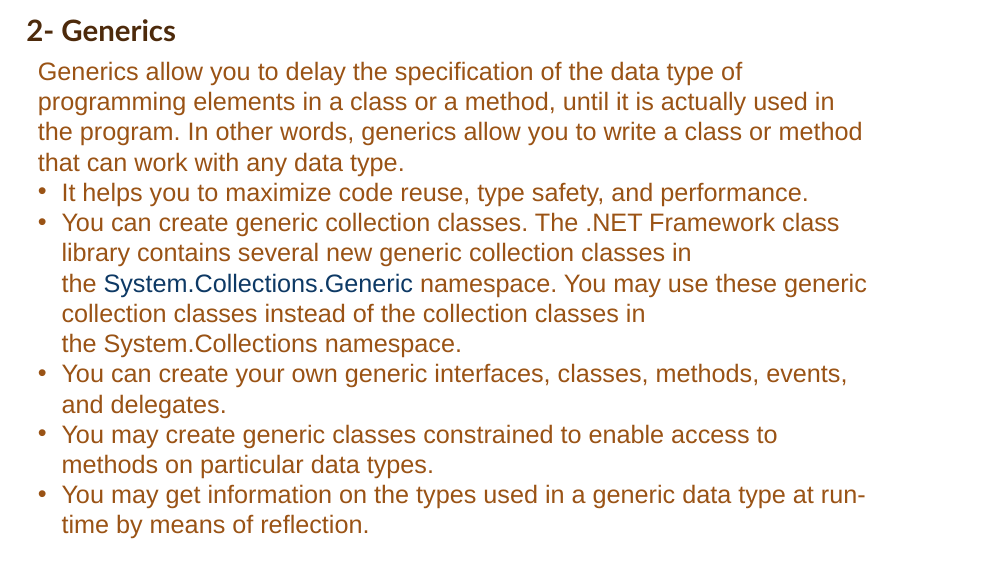
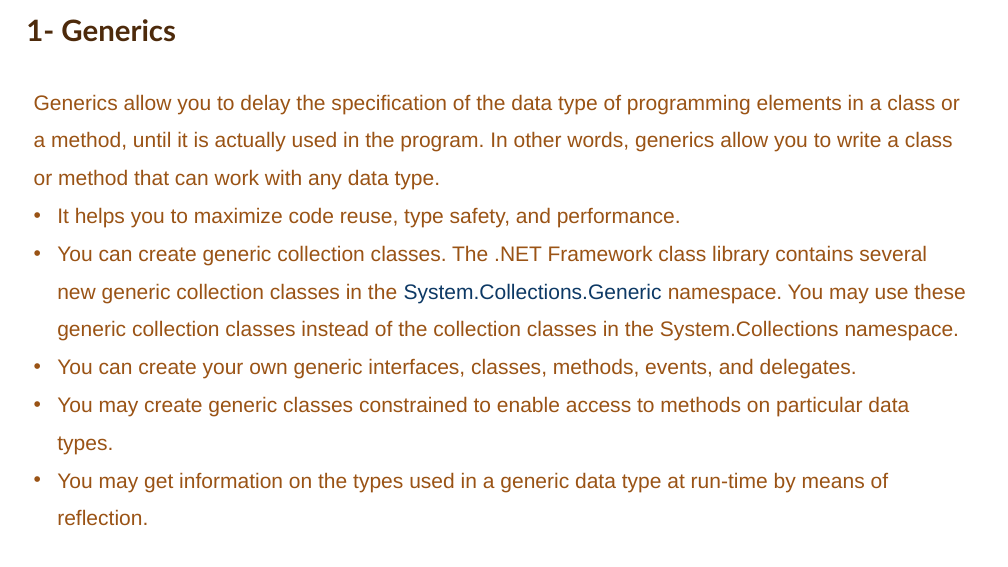
Before and after one commit to MinaAnwerRepo/android, a slide deck: slide 64 of Presentation/CSharpBasics.pptx (slide 65 before the commit). Drawn at 1008x567 pixels with LibreOffice and Linux fonts; fonts in the diff are those of the drawing; background and template pictures are left out. Boxes give left, top, right and bottom in pixels: in the first picture for what was removed or moved away, otherwise in the second. Text is boxed around its words. In the diff, an @@ line names an element or a change of style, - is before the commit and + after.

```diff
--- a/Presentation/CSharpBasics.pptx
+++ b/Presentation/CSharpBasics.pptx
@@ title at box(26, 19, 176, 42): text changed @@
-2- Generics
+1- Generics
@@ text "Generics allow you to delay ...": place and size @@
-text "Generics allow you to delay ..." at box(38, 61, 867, 539)
+text "Generics allow you to delay ..." at box(34, 94, 965, 492)
@@ text "Generics allow you to delay ..." at box(34, 94, 965, 492): size 24 to 20 pt; line spacing 1 to 1.5 @@
```
Also in this commit, not shown: 6 other slides changed, 9 slides added, 5 slides removed, 2 other files.
